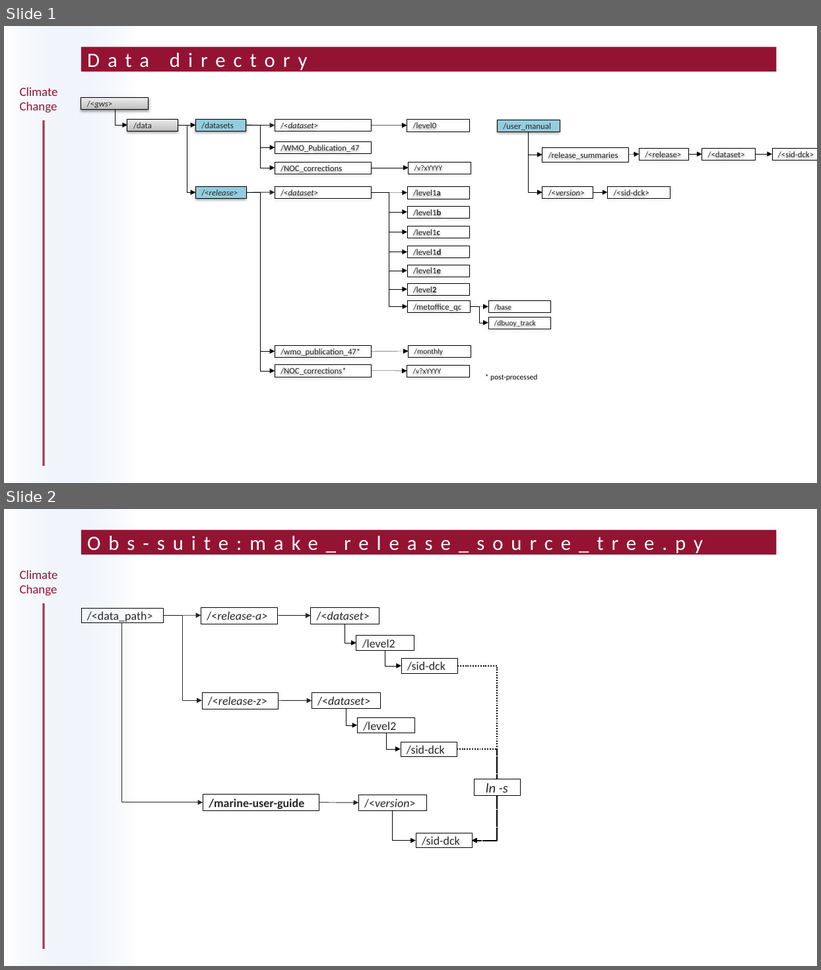
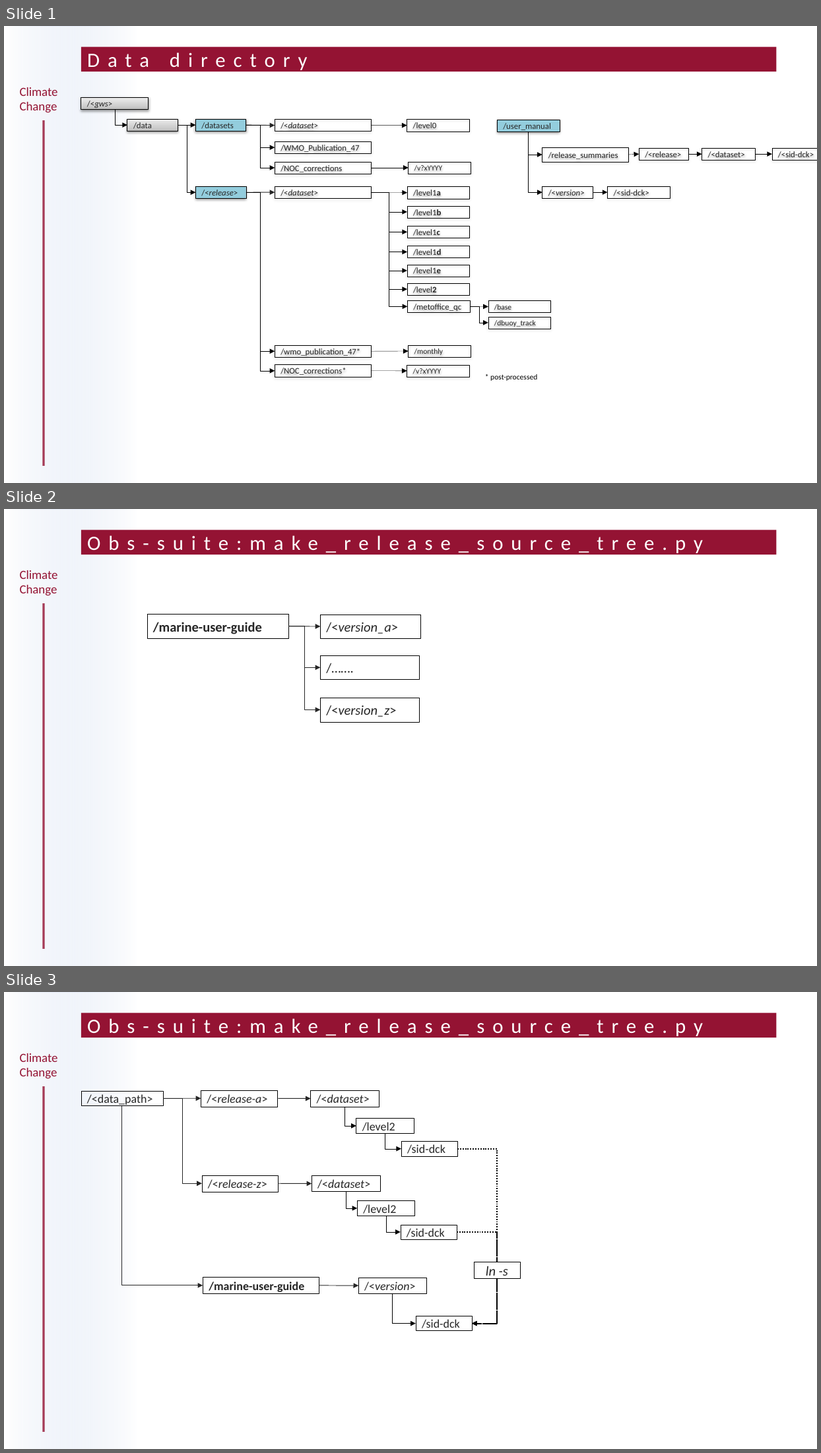
Before and after one commit to glamod/marine-user-guide2, a slide deck: docs/Figures.pptx. Shown one above the other, each under a label of ours: slides 1 and 2 before the commit, slides 1, 2 and 3 after it. The pictures are 821x970 and 821x1453 pixels, drawn with LibreOffice and Linux fonts; fonts in the diff are those of the drawing; background and template pictures are left out. Boxes give left, top, right and bottom in pixels: in the first picture for what was removed or moved away, otherwise in the second. Text is boxed around its words. In the diff, an @@ line names an element or a change of style, - is before the commit and + after.

```diff
--- a/docs/Figures.pptx
+++ b/docs/Figures.pptx
@@ slide 2 added at [4, 509, 817, 966], background #FFFFFF; not listed: 4 template elements that a slide beside it also shows @@
@@ title added at [81, 529, 777, 554], fill #941333, 24 pt, text #FFFFFF @@
+Obs-suite:make_release_source_tree.py
@@ group added at [147, 614, 420, 722]: 4 rectangles, 2 elbow arrows, 1 arrow @@
+/<version_a>
+/marine-user-guide
+/<version_z>
+/…….
@@ what was slide 2 is now slide 3 @@
```
Also in this commit, not shown: 4 other files.
